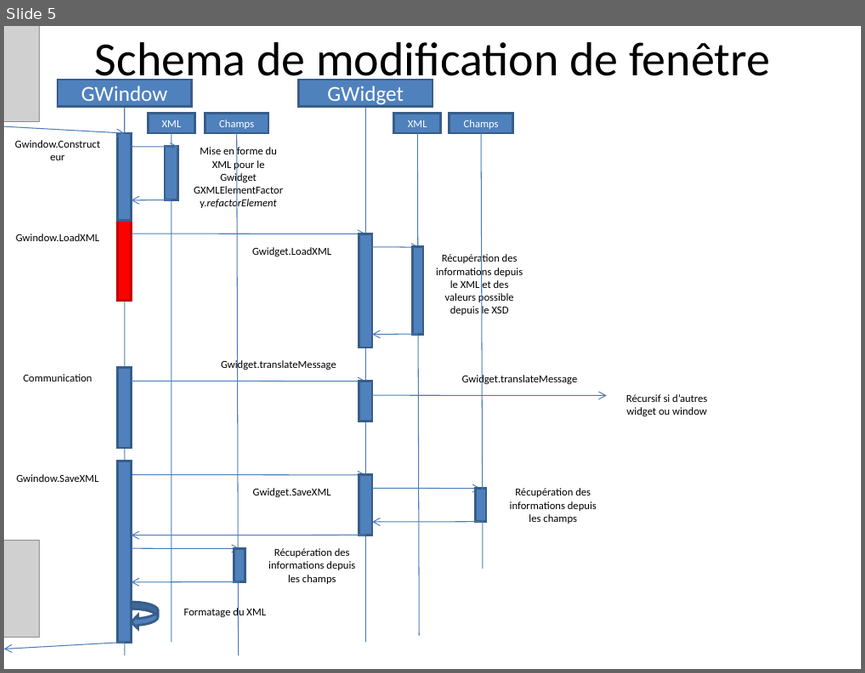
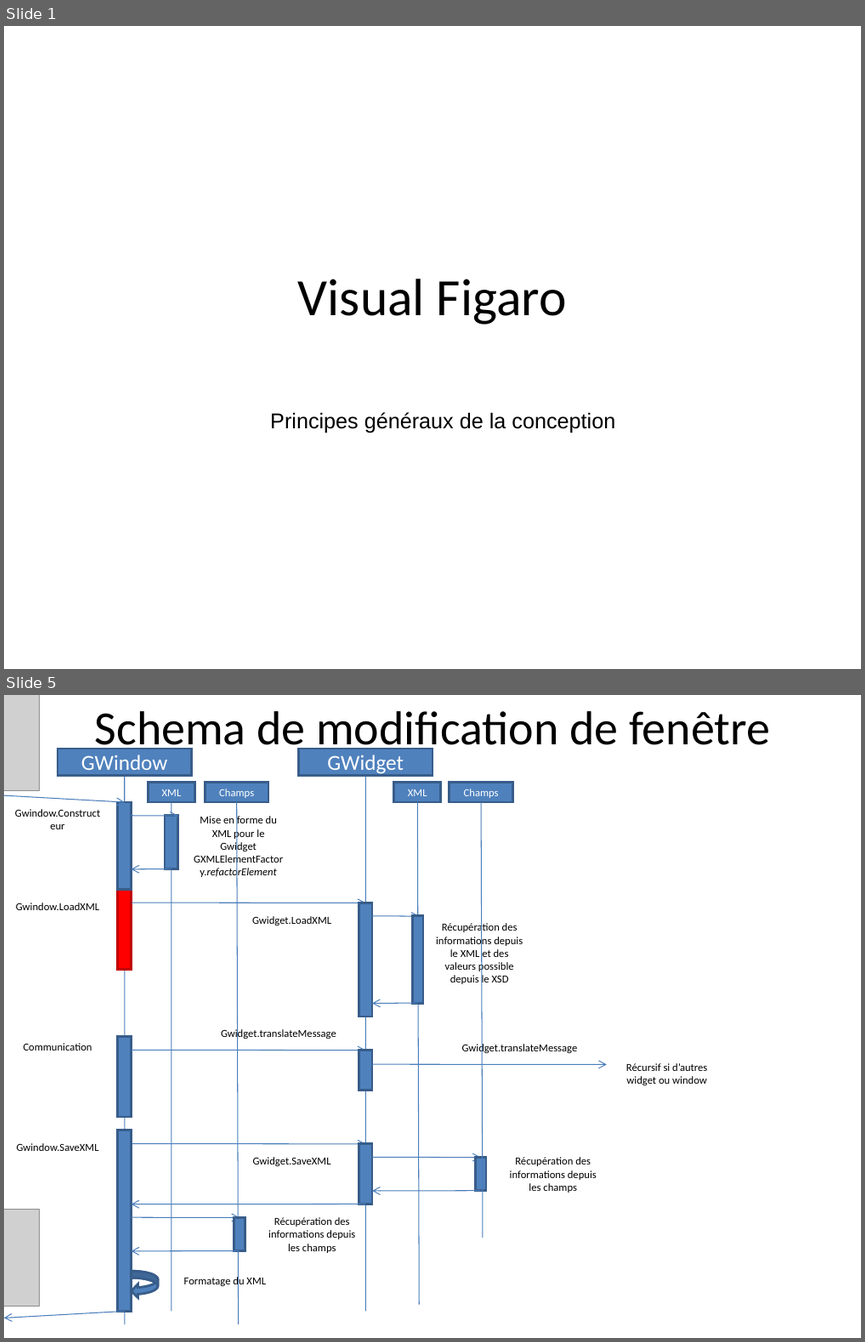
Before and after one commit to EDF-Lab/VisualFigaro, a slide deck: Package/5_Docs/Francais/Conception Visual Figaro.ppt. Shown one above the other, each under a label of ours: slide 5 before the commit, slides 1 and 5 after it; the slides between them are not shown. The pictures are 865x673 and 865x1342 pixels, drawn with LibreOffice and Linux fonts; fonts in the diff are those of the drawing; grey boxes stand for pictures. Boxes give left, top, right and bottom in pixels: in the first picture for what was removed or moved away, otherwise in the second. Text is boxed around its words. In the diff, an @@ line names an element or a change of style, - is before the commit and + after.

```diff
--- a/Package/5_Docs/Francais/Conception Visual Figaro.ppt
+++ b/Package/5_Docs/Francais/Conception Visual Figaro.ppt
@@ slide 1 added at (4,26,861,669), background #FFFFFF @@
@@ title added at (298,278,567,324), 44 pt, text #000000 @@
+Visual Figaro
@@ text added at (270,412,615,433), 18 pt, text #000000 @@
+Principes généraux de la conception
```
Also in this commit, not shown: 4 slides changed, 1 other slide added, 1 slide removed.
